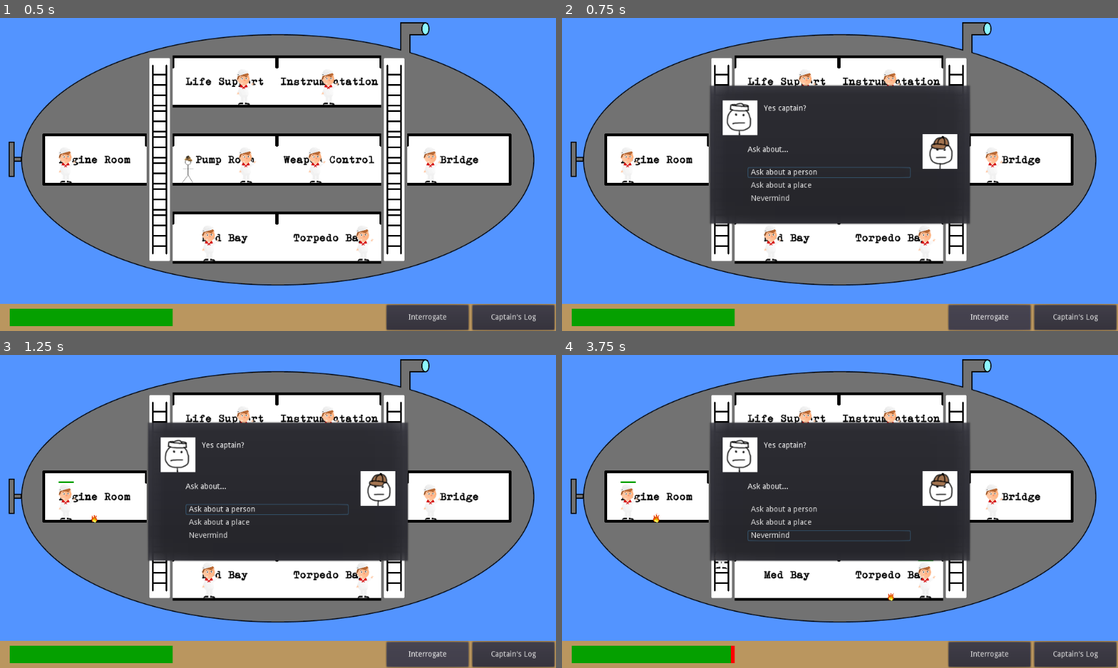
Above: before the commit, frames 1-4 (two rows, left to right).
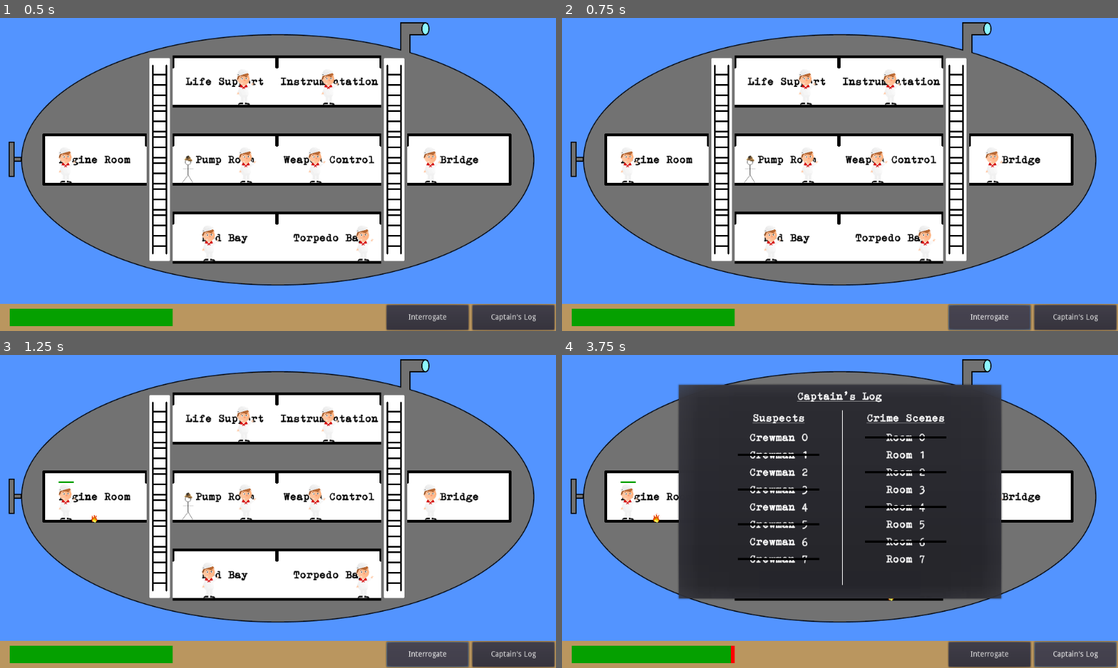
Above: after the commit, the same moments.

Repository: danielcannell/deep-clue-sea
Game: Godot game, scene res://Main.tscn
Two runs of this game, one before a commit and one after it. Both use one fixed random seed, a clock stepped at 60 frames per second and the inputs below.
Inputs (mouse positions are in pixels of both pictures, inside the frame that each line leads up to):
- Up to frame 1 (0.5 s): no input
- Up to frame 2 (0.75 s): click "Interrogate" at 0.5 s
- Up to frame 3 (1.25 s): no input
- Up to frame 4 (3.75 s): click (828, 508) at 1.25 s, where only the run before the commit has a clickable "Ask about a person"; click (828, 524) at 2 s, where only the run before the commit has a clickable "Ask about a place"; click (828, 536) at 2.75 s, where only the run before the commit has a clickable "Nevermind"; click "Captain's Log" at 3.5 s

Frame 1 is identical in both runs. In frame 2, 20% of the frame differs, in the area x 26-85%, y 21-100%; in frame 3, 20%; in frame 4, 23%, in the area x 20-100%, y 9-100%.

Commit message:
Start of a dialog system

Diff:
--- a/Globals.gd
+++ b/Globals.gd
@@ -60,3 +60,5 @@
 const DROWNING_DAMAGE_RATE = 10
 const FLOODED_MAX_SPEED = 0.25
 const CREW_MAX_HITPOINTS = 100
+
+const INTERACTRION_DISTANCE = 40
--- a/detective/DetectiveRoot.gd
+++ b/detective/DetectiveRoot.gd
@@ -10,12 +10,26 @@
     Globals.Rooms.Bridge: ""
 }
 
+enum DialogState {
+    None,
+    BuggerOff,
+    Banter,
+    CrewInterrogation,
+    RoomInterrogation,
+}
+
+var dialog_state = DialogState.None
+
 var solution = {"location":null, "traitor":null}
 var crew_knowledge = []
 
 var player_knowledge = {"suspects":[], "potential_locs": []}
 
 func _ready():
+    # Register for chat button clicks
+    var hud = get_node("/root/Main/HUD")
+    hud.connect("chat_button_pressed", self, "chat_button_pressed")
+
     initialise_case()
     initialise_player_knowledge()
 
@@ -88,3 +102,32 @@
 
 func get_potential_locations():
     return player_knowledge["potential_locs"]
+
+#-- Dialog system ----------------------------------------------------------------
+
+func chat_button_pressed():
+    var crewmen_controller = get_node("/root/Main/Submarine/CrewmenController")
+    var player = get_node("/root/Main/Submarine/Player")
+
+    if crewmen_controller.can_interact(player.position):
+        advance_dialog(-1)
+
+func advance_dialog(choice):
+    var hud = get_node("/root/Main/HUD")
+
+    match dialog_state:
+        DialogState.None:
+            dialog_state = DialogState.Banter
+            hud.show_dialog("Banter!", ["A crewmate", "A room"])
+        DialogState.Banter:
+            match choice:
+                0:
+                    dialog_state = DialogState.CrewInterrogation
+                    hud.show_dialog("Accuse a person!", ["Alice", "Bob", "Carol"])
+                1:
+                    dialog_state = DialogState.RoomInterrogation
+                    hud.show_dialog("Accuse a room!", ["Kitchen", "Ballroom", "Conservatory"])
+        DialogState.CrewInterrogation:
+            hud.show_dialog("I do not know this person", ["Ask another question", "As you were"])
+        DialogState.RoomInterrogation:
+            hud.show_dialog("I do not know this room", ["Ask another question", "As you were"])
--- a/hud/HUD.gd
+++ b/hud/HUD.gd
@@ -1,4 +1,6 @@
 extends CanvasLayer
+
+signal chat_button_pressed
 
 func _on_Submarine_hitpoints_update(hp):
     get_node("Healthbar/Green").set_scale(Vector2(hp / 100.0, 1))
@@ -7,7 +9,7 @@
     get_node("LogWindow").popup()
 
 func _on_ChatButton_pressed():
-    show_dialog("Yes captain?", ["Ask about a person", "Ask about a place", "Nevermind"])
+    emit_signal("chat_button_pressed")
 
 func show_dialog(text, list_of_choices):
     var cw = get_node("ChatWindow")
--- a/submarine/CrewmenController.gd
+++ b/submarine/CrewmenController.gd
@@ -44,3 +44,8 @@
 func command_to_room(room):
     if selected_crewman:
         selected_crewman.command_to_room(room)
+
+func can_interact(player_pos):
+    if selected_crewman:
+        return player_pos.distance_to(selected_crewman.position) < Globals.INTERACTRION_DISTANCE
+    return false
